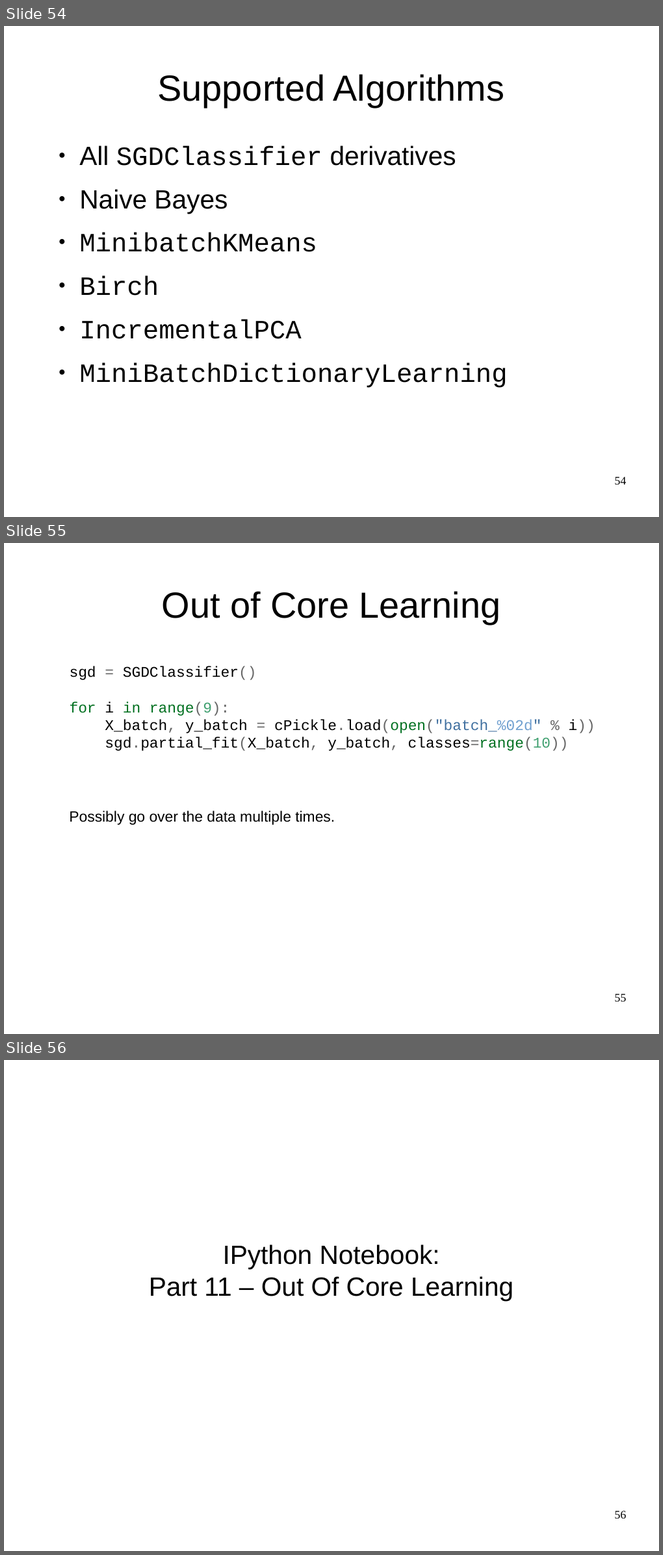
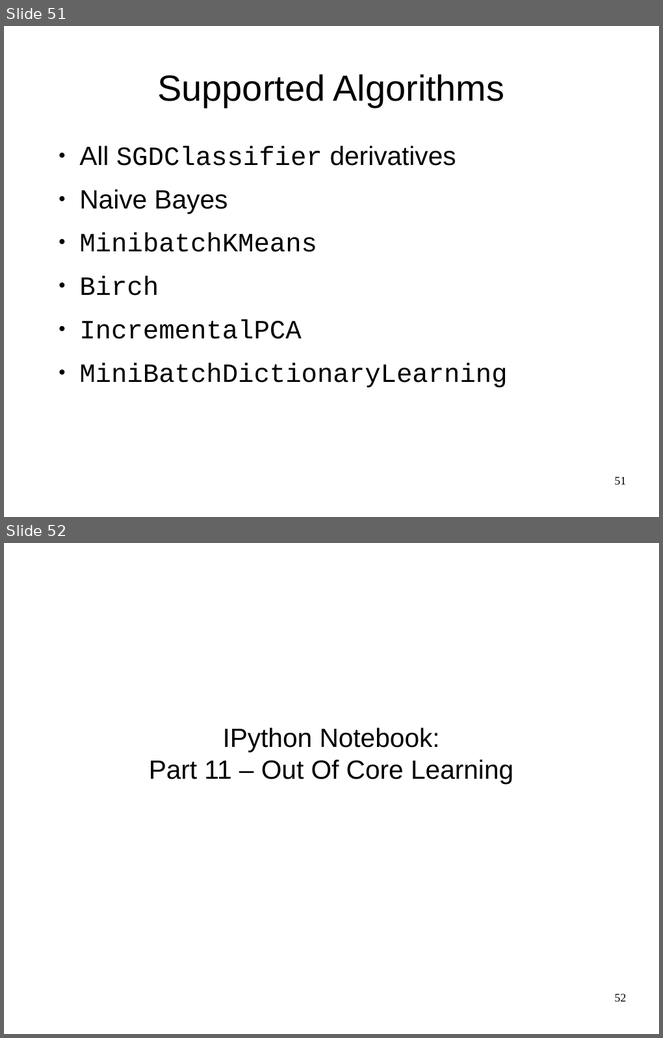
Before and after one commit to amueller/odscon-2015, a slide deck: machine-learning-with-scikit-learn-odscon.odp. Shown one above the other, each under a label of ours: slides 54, 55 and 56 before the commit, slides 51 and 52 after it. The pictures are 663x1555 and 663x1038 pixels, drawn with LibreOffice and Linux fonts; fonts in the diff are those of the drawing. Boxes give left, top, right and bottom in pixels: in the first picture for what was removed or moved away, otherwise in the second. Text is boxed around its words. In the diff, an @@ line names an element or a change of style, - is before the commit and + after.

```diff
--- a/machine-learning-with-scikit-learn-odscon.odp
+++ b/machine-learning-with-scikit-learn-odscon.odp
@@ slide 55 removed at bbox=[4, 543, 659, 1034], background #FFFFFF @@
@@ title removed at bbox=[162, 591, 501, 624] @@
-Out of Core Learning
@@ text removed at bbox=[70, 666, 596, 751] @@
-sgd = SGDClassifier()
-for i in range(9):
-X_batch, y_batch = cPickle.load(open("batch_%02d" % i))
-sgd.partial_fit(X_batch, y_batch, classes=range(10))
@@ text removed at bbox=[69, 811, 335, 825] @@
-Possibly go over the data multiple times.
@@ page number removed at bbox=[615, 994, 627, 1002] @@
-55
@@ what was slide 54 is now slide 51 @@
@@ page number at bbox=[615, 477, 627, 485]: text changed @@
-54
+51
@@ what was slide 56 is now slide 52 @@
@@ page number at bbox=[615, 994, 627, 1002]: text changed @@
-56
+52
```
Also in this commit, not shown: 6 slides changed, 1 slide added, 3 other slides removed.
